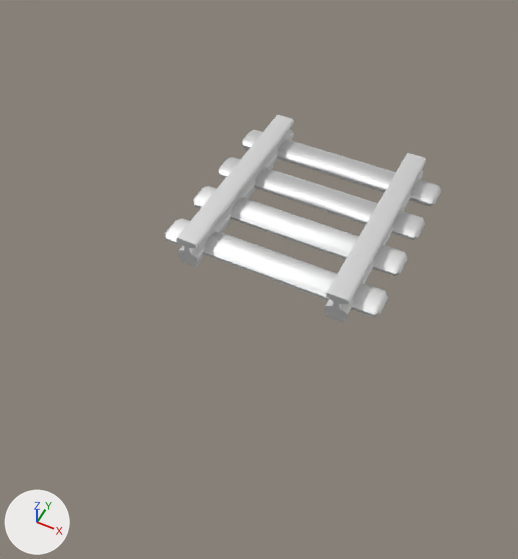
The FBX model Assets/models/rails/railElement.fbx, before and after one commit.
Both versions are drawn from a 50 mm lens placed at (0.9, -2.31, 2.3), pointed at (-0.09, -0.32, -0.19). Every picture has the same lights, and +X, +Y and +Z are marked at lower left. Where no turn or scale is listed for an object, it has been applied to the vertices. Vertices at the same position are counted once.

Before the edit, the objects in view are built like this:
```python
me_object_0_033 = bpy.data.meshes.new('Object_0.033')
me_object_0_033.from_pydata(...)  # 248 vertices, 256 faces; spans x -0.514..0.514, y -0.5..0.5, z -0.036..0.109
me_object_0_033.materials.append(mat_defaultmat)  # white #e7e7e7
ob_railelement = bpy.data.objects.new('railelement', me_object_0_033)
ob_railelement.location = (0.0, 0.0, 0.0)
```
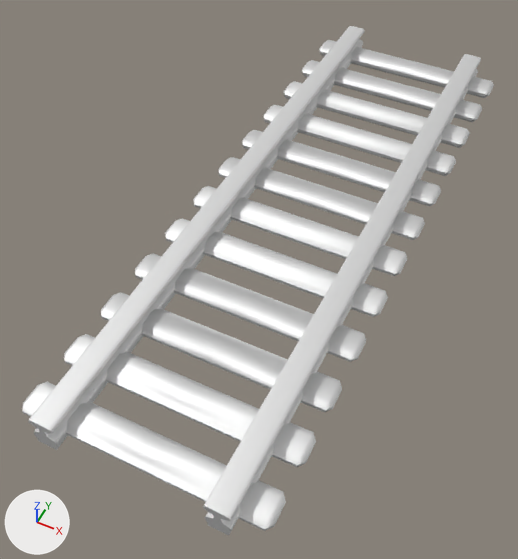
The change, as a list of edits to the scene's bpy script:
```text
Change me_object_0_033:
    where me_object_0_033.from_pydata(...)  # 248 vertices, 256 faces; spans x -0.514..0.514, y -0.5..0.5, z -0.036..0.109
    used by ob_railelement; location = (0.0, 0.0, 0.0)
    me_object_0_033 part 1: the loose piece of 32 vertices spanning x -0.514..0.514, y 0.303..0.447, z -0.028..0.034 is copied, and the copy is moved by (0.0, 0.748, 0.0); it spans x -0.514..0.514, y 1.051..1.195, z -0.028..0.034
    me_object_0_033 part 2: the loose piece of 32 vertices spanning x -0.514..0.514, y 0.303..0.447, z -0.028..0.034 is copied, and the copy is moved by (0.0, 1.0, 0.0); it spans x -0.514..0.514, y 1.303..1.447, z -0.028..0.034
    me_object_0_033 part 3: the loose piece of 32 vertices spanning x -0.514..0.514, y 0.303..0.447, z -0.028..0.034 is copied, and the copy is moved by (0.0, 0.502, 0.0); it spans x -0.514..0.514, y 0.805..0.949, z -0.028..0.034
    me_object_0_033 part 4: the loose piece of 32 vertices spanning x -0.514..0.514, y 0.051..0.195, z -0.028..0.034 is copied, and the copy is moved by (0.0, 0.502, 0.0); it spans x -0.514..0.514, y 0.553..0.697, z -0.028..0.034
    me_object_0_033 part 5: the loose piece of 60 vertices spanning x -0.4..-0.3, y -0.5..0.5, z -0.036..0.109 is copied, and the copy is moved by (0.0, 1.0, 0.0); it spans x -0.4..-0.3, y 0.5..1.5, z -0.036..0.109
    me_object_0_033 part 6: the loose piece of 60 vertices spanning x 0.3..0.4, y -0.5..0.5, z -0.036..0.109 is copied, and the copy is moved by (0.0, 1.0, 0.0); it spans x 0.3..0.4, y 0.5..1.5, z -0.036..0.109
    me_object_0_033 part 7: the loose piece of 32 vertices spanning x -0.514..0.514, y -0.447..-0.303, z -0.028..0.034 is copied, and the copy is moved by (0.0, -0.502, 0.0); it spans x -0.514..0.514, y -0.949..-0.805, z -0.028..0.034
    me_object_0_033 part 8: the loose piece of 32 vertices spanning x -0.514..0.514, y -0.195..-0.051, z -0.028..0.034 is copied, and the copy is moved by (0.0, -0.502, 0.0); it spans x -0.514..0.514, y -0.697..-0.553, z -0.028..0.034
    me_object_0_033 part 9: the loose piece of 32 vertices spanning x -0.514..0.514, y -0.447..-0.303, z -0.028..0.034 is copied, and the copy is moved by (0.0, -0.748, 0.0); it spans x -0.514..0.514, y -1.195..-1.051, z -0.028..0.034
    me_object_0_033 part 10: the loose piece of 32 vertices spanning x -0.514..0.514, y -0.447..-0.303, z -0.028..0.034 is copied, and the copy is moved by (0.0, -1.0, 0.0); it spans x -0.514..0.514, y -1.447..-1.303, z -0.028..0.034
    me_object_0_033 part 11: the loose piece of 60 vertices spanning x -0.4..-0.3, y -0.5..0.5, z -0.036..0.109 is copied, and the copy is moved by (0.0, -1.0, 0.0); it spans x -0.4..-0.3, y -1.5..-0.5, z -0.036..0.109
    me_object_0_033 part 12: the loose piece of 60 vertices spanning x 0.3..0.4, y -0.5..0.5, z -0.036..0.109 is copied, and the copy is moved by (0.0, -1.0, 0.0); it spans x 0.3..0.4, y -1.5..-0.5, z -0.036..0.109
```

Boxes (x1, y1, x2, y2) around the edits, measured in the pictures (518 x 559 px):
'railelement', reshaped (71% wider, 146% taller)
    before: (165, 115, 441, 322)
    after: (22, 26, 494, 536)
part 1 of me_object_0_033, added
    after: (302, 60, 482, 122)
part 2 of me_object_0_033, added
    after: (319, 40, 494, 98)
part 3 of me_object_0_033, added
    after: (284, 81, 470, 148)
part 4 of me_object_0_033, added
    after: (263, 105, 456, 176)
part 5 of me_object_0_033, added
    after: (277, 26, 365, 140)
part 6 of me_object_0_033, added
    after: (408, 54, 481, 174)
part 7 of me_object_0_033, added
    after: (101, 292, 342, 412)
part 8 of me_object_0_033, added
    after: (135, 253, 366, 362)
part 9 of me_object_0_033, added
    after: (64, 334, 316, 467)
part 10 of me_object_0_033, added
    after: (22, 382, 286, 531)
part 11 of me_object_0_033, added
    after: (28, 238, 197, 450)
part 12 of me_object_0_033, added
    after: (203, 293, 349, 536)
